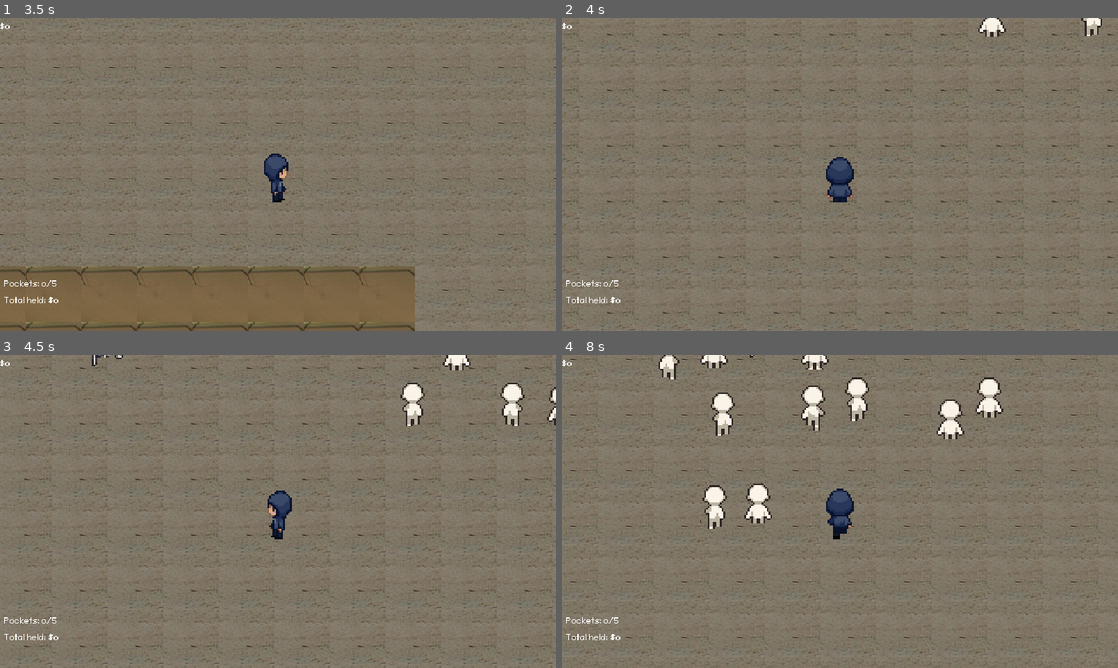
Above: before the commit, frames 1-4 (two rows, left to right).
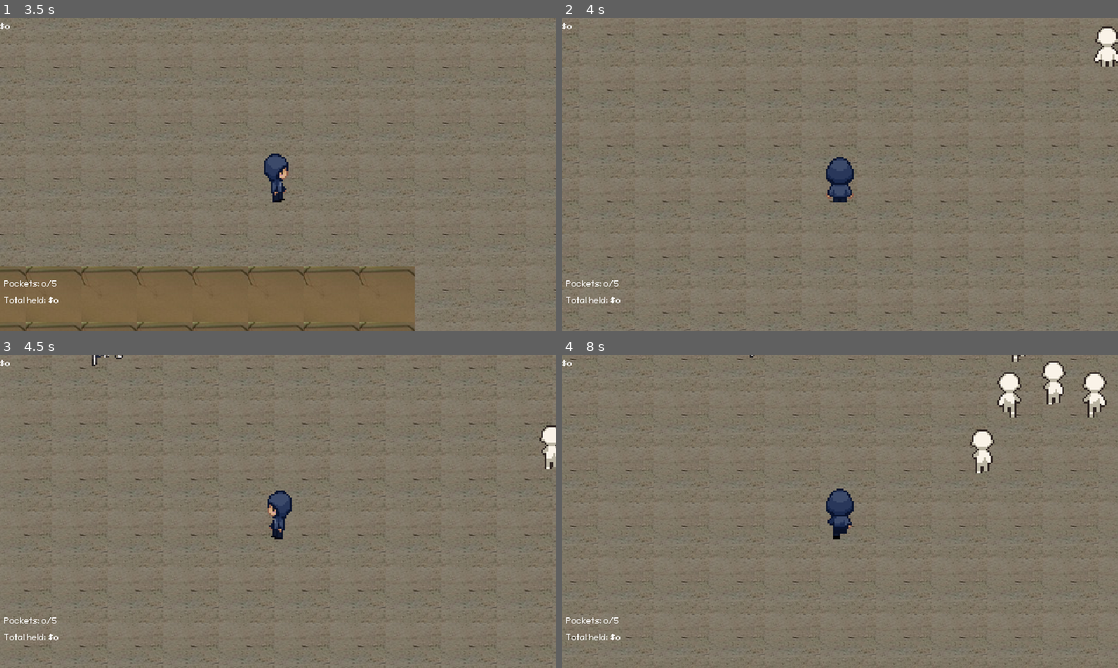
Above: after the commit, the same moments.

Repository: nithinsenthil/UCDBTS
Game: Godot game, scene res://Scenes/title.tscn
Same seed, same stepped clock (60 frames per second), same inputs: the game is played once before the commit and once after it. The engine's default icon, where the game draws it, is replaced by a stand-in: a white triangle on a blue panel in a dark square.
Inputs (mouse positions are in pixels of both pictures, inside the frame that each line leads up to):
- Up to frame 1 (3.5 s): click (278, 177) at 0.5 s; move the mouse to (400, 158) at 1.27 s; hold D (Right) 1.28-2.03 s; hold F (Interact) 1.28-2.03 s; move the mouse to (166, 190) at 2.02 s; hold S (Down) 2.03-2.78 s; tap L (BikeMinigameEnd) at 2.1 s; tap F (Interact) at 2.3 s; move the mouse to (333, 105) at 2.77 s; hold D (Right) from 2.78 s (still down); hold F (Interact) from 2.78 s (still down); tap K (BikeMinigameStart) at 2.85 s
- Up to frame 2 (4 s): move the mouse to (812, 237) at 3.52 s; release D (Right) at 3.53 s; release F (Interact) at 3.53 s; hold W (Up) from 3.53 s (still down); tap P (CameraControlsOff) at 3.6 s; tap F (Interact) at 3.8 s
- Up to frame 3 (4.5 s): move the mouse to (444, 558) at 4.27 s; release W (Up) at 4.28 s; hold A (Left) from 4.28 s (still down); hold F (Interact) from 4.28 s (still down); tap O (CameraControlsOn) at 4.35 s
- Up to frame 4 (8 s): move the mouse to (673, 464) at 5.02 s; release F (Interact) at 5.03 s; tap F (Interact) at 5.1, 6.05, 6.6 s; move the mouse to (867, 511) at 5.77 s; release A (Left) at 5.78 s; hold S (Down) 5.78-6.53 s; hold Right mouse button (Look) 5.78-6.53 s; move the mouse to (756, 433) at 6.52 s; hold D (Right) 6.53-7.28 s; move the mouse to (962, 495) at 7.27 s; hold W (Up) from 7.28 s (still down); hold F (Interact) from 7.28 s (still down); tap L (BikeMinigameEnd) at 7.35 s

Frame 1 is identical in both runs. In frame 2, 0.8% of the frame differs, in the area x 74-100%, y 0-16%; in frame 3, 1.4%; in frame 4, 5.3%, in the area x 17-98%, y 0-56%.

Commit message:
Only emit suspicion when interacting with a bike

Diff:
--- a/ucdbts/Scenes/npc.tscn
+++ b/ucdbts/Scenes/npc.tscn
@@ -265,7 +265,7 @@
 collision_layer = 8
 collision_mask = 11
 script = ExtResource("1_h1ryf")
-movement_speed = 120
+movement_speed = 75
 metadata/_custom_type_script = "uid://ulol4fu7adlv"
 
 [node name="CollisionShape2D" type="CollisionShape2D" parent="."]
@@ -290,6 +290,7 @@
 script = ExtResource("5_1ig1v")
 
 [node name="Ears" type="RayCast2D" parent="."]
+collide_with_areas = true
 script = ExtResource("6_6atyd")
 
 [node name="NPCDebugLabel" type="Label" parent="."]
@@ -305,7 +306,6 @@
 [node name="Locomotion" type="Node2D" parent="."]
 position = Vector2(0, 34)
 script = ExtResource("3_g6unj")
-metadata/_custom_type_script = "uid://cnbwnmcqir8u8"
 
 [node name="NavigationAgent2D" type="NavigationAgent2D" parent="Locomotion"]
 path_desired_distance = 5.0
--- a/ucdbts/Scripts/Managers/signals.gd
+++ b/ucdbts/Scripts/Managers/signals.gd
@@ -19,6 +19,6 @@
 signal player_audially_sus(location: Vector2, sus_level: float)
 
 signal spawn_npc()
-signal npc_caught_player()
+signal npc_caught_player(npc: Character)
 
 @warning_ignore_restore("unused_signal")
--- a/ucdbts/Scripts/Player/player.gd
+++ b/ucdbts/Scripts/Player/player.gd
@@ -59,8 +59,6 @@
 			signals.player_step.emit()
 			step_timer.start()
 
-
-
 	else:
 		velocity.x = move_toward(velocity.x, 0, movement_speed)
 		velocity.y = move_toward(velocity.y, 0, movement_speed)
@@ -72,9 +70,9 @@
 			pockets_full_indicator_on = false
 			$PocketsFullLabel.visible = false
 
-	# TODO: replace with more sophisticated suspicion generation
-	if Input.get_action_strength("Interact"):
+	if interacting:
 		signals.player_visually_sus.emit(global_position, 1.0)
+		signals.player_audially_sus.emit(global_position, 1.0)
 
 	super(delta)
 
Not shown: 1 places in ucdbts/Scenes/npc.tscn that only renumber resources
